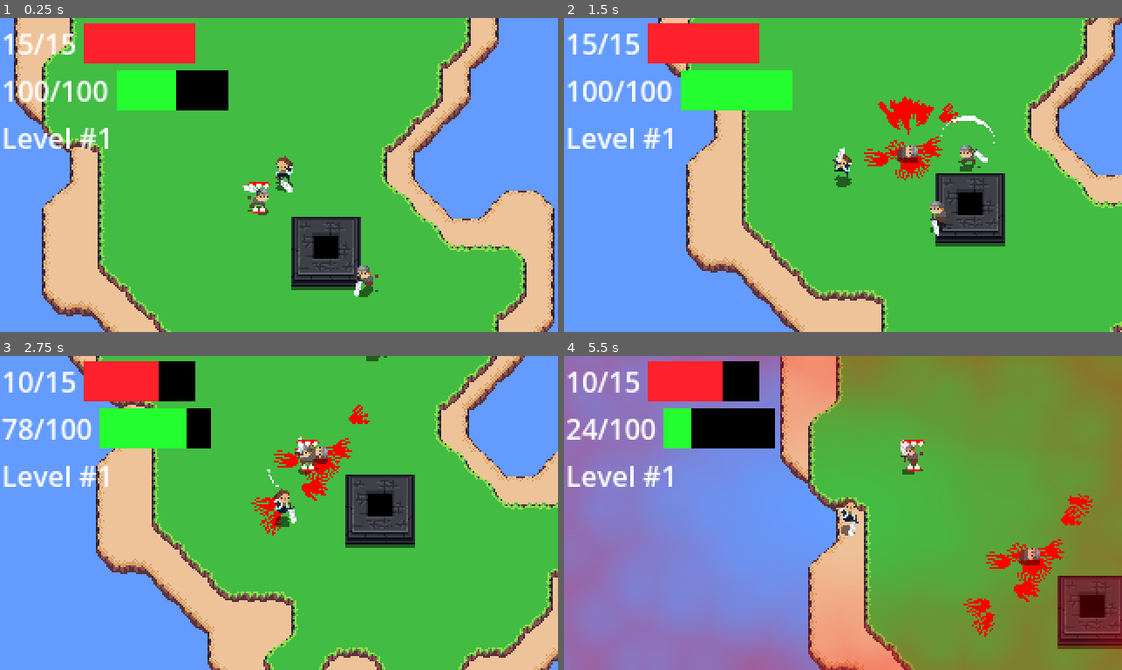
Above: before the commit, frames 1-4 (two rows, left to right).
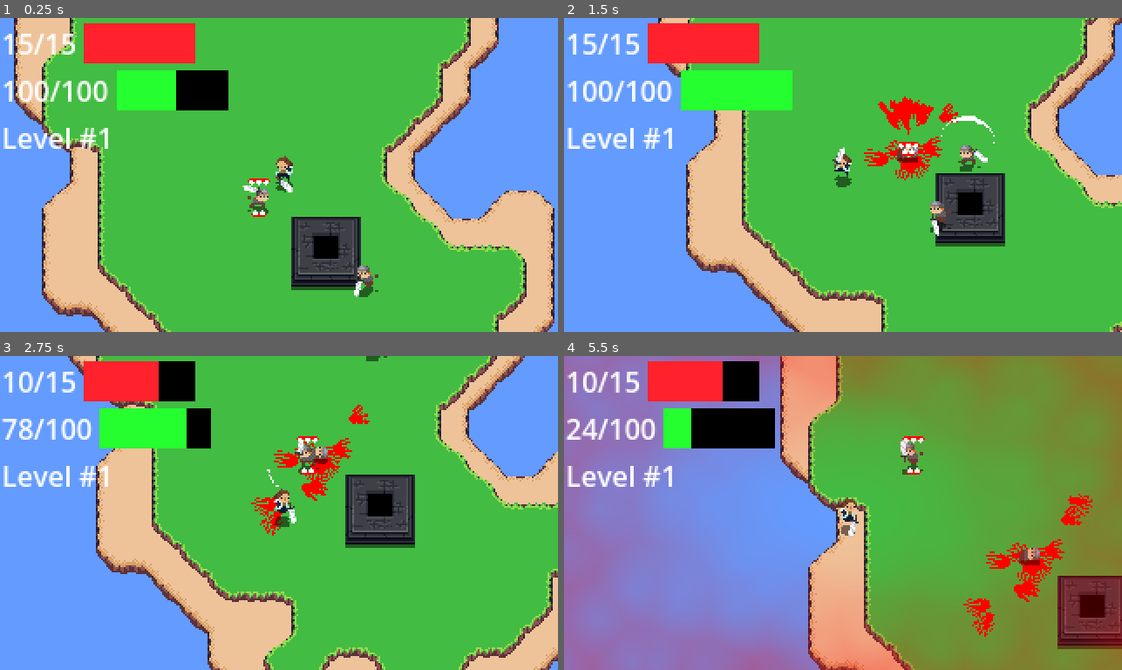
Above: after the commit, the same moments.

Repository: IAmCheeseman/cannibalism-game
Game: Godot game, scene res://scenes/world.tscn
Two runs of this game, one before a commit and one after it. Both use one fixed random seed, a clock stepped at 60 frames per second and the inputs below.
Inputs (mouse positions are in pixels of both pictures, inside the frame that each line leads up to):
- Up to frame 1 (0.25 s): no input
- Up to frame 2 (1.5 s): move the mouse to (965, 159) at 0.52 s; hold D (right) 0.53-1.28 s; click (965, 159) at 0.6 s; tap Space (eat) at 0.8, 1.35 s; move the mouse to (731, 190) at 1.27 s; hold S (down) from 1.28 s (still down)
- Up to frame 3 (2.75 s): click (167, 528) at 1.55 s; move the mouse to (334, 443) at 2.02 s; release S (down) at 2.03 s; hold D (right) from 2.03 s (still down); click (334, 443) at 2.1 s; tap Space (eat) at 2.3 s
- Up to frame 4 (5.5 s): move the mouse to (815, 575) at 2.77 s; release D (right) at 2.78 s; hold W (up) 2.78-3.53 s; tap Space (eat) at 2.85, 3.8, 4.35, 5.3 s; click (815, 575) at 3.05 s; move the mouse to (1010, 560) at 3.52 s; hold A (left) 3.53-5.03 s; click (1010, 560) at 3.6 s; move the mouse to (675, 465) at 4.27 s; click (675, 465) at 4.55 s; move the mouse to (870, 513) at 5.02 s; hold S (down) from 5.03 s (still down); click (870, 513) at 5.1 s

The runs differ from the first frame. In frame 1, 0.2% of the frame differs, in the area x 44-49%, y 51-64%; in frame 2, 0.1%; in frame 3, 0.1%; in frame 4, 0.2%, in the area x 60-65%, y 25-38%.

Commit message:
Fix teeth

Diff:
--- a/scenes/damage/health.gd
+++ b/scenes/damage/health.gd
@@ -7,6 +7,7 @@
 @export var defense := 0.0
 @export var hurtbox: Hurtbox
 @export var entity: CharacterBody2D
+@export var invincible := false
 
 @onready var health := max_health
 
@@ -23,7 +24,7 @@
   died.emit()
 
 func take_damage(attack: Attack) -> void:
-  if is_dead:
+  if is_dead or invincible:
     return
 
   var total_defense := 0.
--- /dev/null
+++ b/scenes/effects/teeth.tscn
@@ -0,0 +1,71 @@
+[gd_scene load_steps=5 format=3 uid="uid://dgi7connhei3l"]
+
+[ext_resource type="Texture2D" uid="uid://nk2xiceirnwc" path="res://assets/teeth.png" id="1_cnmau"]
+
+[sub_resource type="Animation" id="Animation_raiam"]
+length = 0.001
+tracks/0/type = "value"
+tracks/0/imported = false
+tracks/0/enabled = true
+tracks/0/path = NodePath("Teeth/Sprite:frame")
+tracks/0/interp = 1
+tracks/0/loop_wrap = true
+tracks/0/keys = {
+"times": PackedFloat32Array(0),
+"transitions": PackedFloat32Array(1),
+"update": 1,
+"values": [0]
+}
+
+[sub_resource type="Animation" id="Animation_wgc67"]
+resource_name = "eat"
+length = 0.8
+tracks/0/type = "method"
+tracks/0/imported = false
+tracks/0/enabled = true
+tracks/0/path = NodePath("Teeth")
+tracks/0/interp = 1
+tracks/0/loop_wrap = true
+tracks/0/keys = {
+"times": PackedFloat32Array(0.8),
+"transitions": PackedFloat32Array(1),
+"values": [{
+"args": [],
+"method": &"queue_free"
+}]
+}
+tracks/1/type = "value"
+tracks/1/imported = false
+tracks/1/enabled = true
+tracks/1/path = NodePath("Teeth/Sprite:frame")
+tracks/1/interp = 1
+tracks/1/loop_wrap = true
+tracks/1/keys = {
+"times": PackedFloat32Array(0, 0.1, 0.2, 0.3, 0.4, 0.5, 0.6),
+"transitions": PackedFloat32Array(1, 1, 1, 1, 1, 1, 1),
+"update": 1,
+"values": [0, 1, 2, 3, 4, 5, 6]
+}
+
+[sub_resource type="AnimationLibrary" id="AnimationLibrary_23f47"]
+_data = {
+"RESET": SubResource("Animation_raiam"),
+"eat": SubResource("Animation_wgc67")
+}
+
+[node name="Teeth" type="Node2D"]
+z_index = 4096
+
+[node name="Sprite" type="Sprite2D" parent="." groups=["cannibalism"]]
+z_index = 4096
+position = Vector2(0, -5)
+texture = ExtResource("1_cnmau")
+hframes = 7
+frame = 6
+
+[node name="AnimationPlayer" type="AnimationPlayer" parent="."]
+root_node = NodePath("../..")
+libraries = {
+"": SubResource("AnimationLibrary_23f47")
+}
+autoplay = "eat"
--- /dev/null
+++ b/scenes/enemy/Teeth.gd
@@ -0,0 +1,3 @@
+extends Node2D
+
+func finish() -> void:
--- a/scenes/enemy/cannibalism.gd
+++ b/scenes/enemy/cannibalism.gd
@@ -1,12 +1,12 @@
 extends Area2D
 
 @onready var teeth := $Teeth
-@onready var animation := $Teeth/AnimationPlayer
 
 @export var entity: Enemy
 
+const TEETH_ANIMATION = preload("res://scenes/effects/teeth.tscn")
+
 func _ready() -> void:
-  add_to_group("cannibalism")
   Player.instance.enemy_eaten.connect(_on_enemy_eaten)
   teeth.hide()
 
@@ -15,24 +15,29 @@
   var player = Player.instance
   if areas.size() == 0:
     teeth.hide()
+    # if this is ours
     if player.eat_target == entity:
       player.eat_target = null
+
+  if not player.can_override_eat_target():
+    return
+
   for area in areas:
     var this_dist = player.global_position.distance_to(entity.global_position)
     var closer = false
     if player.eat_target != null:
       closer = player.global_position.distance_to(player.eat_target.global_position) < this_dist
-    if player.can_override_eat_target() and (closer or player.eat_target == null):
+    if closer or player.eat_target == null:
       get_tree().call_group("cannibalism", "priority_taken")
       teeth.show()
       Player.instance.eat_target = entity
 
 func _on_enemy_eaten(enemy: Enemy) -> void:
   if enemy == entity:
-    remove_child(teeth)
-    enemy.add_sibling(teeth)
-    teeth.global_position = enemy.global_position
-    animation.play("eat")
+    teeth.hide()
+    var teeth_animation = TEETH_ANIMATION.instantiate()
+    teeth_animation.global_position = global_position
+    enemy.add_sibling(teeth_animation)
 
 func priority_taken() -> void:
   teeth.hide()
--- a/scenes/enemy/cannibalism.tscn
+++ b/scenes/enemy/cannibalism.tscn
@@ -1,63 +1,12 @@
-[gd_scene load_steps=7 format=3 uid="uid://ca70bcj5xuj0w"]
+[gd_scene load_steps=4 format=3 uid="uid://ca70bcj5xuj0w"]
 
 [ext_resource type="Script" path="res://scenes/enemy/cannibalism.gd" id="1_w1x88"]
 [ext_resource type="Texture2D" uid="uid://nk2xiceirnwc" path="res://assets/teeth.png" id="2_6m2tn"]
 
 [sub_resource type="CircleShape2D" id="CircleShape2D_1imxr"]
-radius = 48.0
+radius = 47.0956
 
-[sub_resource type="Animation" id="Animation_wgc67"]
-resource_name = "eat"
-length = 0.8
-tracks/0/type = "method"
-tracks/0/imported = false
-tracks/0/enabled = true
-tracks/0/path = NodePath("Teeth")
-tracks/0/interp = 1
-tracks/0/loop_wrap = true
-tracks/0/keys = {
-"times": PackedFloat32Array(0.8),
-"transitions": PackedFloat32Array(1),
-"values": [{
-"args": [],
-"method": &"queue_free"
-}]
-}
-tracks/1/type = "value"
-tracks/1/imported = false
-tracks/1/enabled = true
-tracks/1/path = NodePath("Teeth/Sprite:frame")
-tracks/1/interp = 1
-tracks/1/loop_wrap = true
-tracks/1/keys = {
-"times": PackedFloat32Array(0, 0.1, 0.2, 0.3, 0.4, 0.5, 0.6),
-"transitions": PackedFloat32Array(1, 1, 1, 1, 1, 1, 1),
-"update": 1,
-"values": [0, 1, 2, 3, 4, 5, 6]
-}
-
-[sub_resource type="Animation" id="Animation_raiam"]
-length = 0.001
-tracks/0/type = "value"
-tracks/0/imported = false
-tracks/0/enabled = true
-tracks/0/path = NodePath("Teeth/Sprite:frame")
-tracks/0/interp = 1
-tracks/0/loop_wrap = true
-tracks/0/keys = {
-"times": PackedFloat32Array(0),
-"transitions": PackedFloat32Array(1),
-"update": 1,
-"values": [0]
-}
-
-[sub_resource type="AnimationLibrary" id="AnimationLibrary_23f47"]
-_data = {
-"RESET": SubResource("Animation_raiam"),
-"eat": SubResource("Animation_wgc67")
-}
-
-[node name="Cannibalism" type="Area2D"]
+[node name="Cannibalism" type="Area2D" groups=["cannibalism"]]
 collision_layer = 0
 collision_mask = 2
 monitorable = false
@@ -67,17 +16,9 @@
 visible = false
 shape = SubResource("CircleShape2D_1imxr")
 
-[node name="Teeth" type="Node2D" parent="."]
-z_index = 4096
-
-[node name="Sprite" type="Sprite2D" parent="Teeth" groups=["cannibalism"]]
+[node name="Teeth" type="Sprite2D" parent="." groups=["cannibalism"]]
 z_index = 4096
 position = Vector2(0, -5)
 texture = ExtResource("2_6m2tn")
 hframes = 7
-
-[node name="AnimationPlayer" type="AnimationPlayer" parent="Teeth"]
-root_node = NodePath("../..")
-libraries = {
-"": SubResource("AnimationLibrary_23f47")
-}
+frame = 1
--- a/scenes/enemy/knight.tscn
+++ b/scenes/enemy/knight.tscn
@@ -9,7 +9,6 @@
 [ext_resource type="Script" path="res://scenes/damage/health.gd" id="6_1gut4"]
 [ext_resource type="PackedScene" uid="uid://tt7f2q5f8lgw" path="res://scenes/enemy_swing.tscn" id="6_6ga5i"]
 [ext_resource type="PackedScene" uid="uid://pxcaybrgnse4" path="res://scenes/damage/hurtbox.tscn" id="6_wov6b"]
-[ext_resource type="PackedScene" uid="uid://cyhu371310mxh" path="res://scenes/enemy_health_bar.tscn" id="10_wag2k"]
 [ext_resource type="PackedScene" uid="uid://ca70bcj5xuj0w" path="res://scenes/enemy/cannibalism.tscn" id="11_6rurn"]
 
 [sub_resource type="ShaderMaterial" id="ShaderMaterial_22f3t"]
@@ -149,18 +148,6 @@
 wait_time = 0.5
 one_shot = true
 
-[node name="HealthBarContainer" type="Node2D" parent="."]
-visible = false
-z_index = 4096
-position = Vector2(-8, 1)
-
-[node name="EnemyHealthBar" parent="HealthBarContainer" node_paths=PackedStringArray("health") instance=ExtResource("10_wag2k")]
-offset_left = 0.0
-offset_top = 0.0
-offset_right = 16.0
-offset_bottom = 2.0
-health = NodePath("../../Health")
-
 [connection signal="died" from="Health" to="." method="_on_died"]
 [connection signal="timeout" from="Attack" to="." method="_on_attack_timeout"]
 [connection signal="timeout" from="AttackCharge" to="." method="_on_attack_charge_timeout"]
--- a/scenes/player.gd
+++ b/scenes/player.gd
@@ -68,13 +68,13 @@
     take_stamina(sword.stamina_cost)
     sword.attack()
 
+  if not is_instance_valid(eat_target):
+    eat_target = null
   if Input.is_action_just_pressed("eat") and eat_target and eat_speed_modifier > 0.75:
-    if not is_instance_valid(eat_target):
-      eat_target = null
-      return
     state_machine.set_current(s_eating)
 
 func _eat_start() -> void:
+  eat_target.health.invincible = true
   enemy_eaten.emit(eat_target)
 
 func _eat_process(_delta: float) -> void:
@@ -103,7 +103,6 @@
 
   eat_target.health.kill()
 
-  eat_target.queue_free()
   eat_speed_modifier = 0
   eat_target = null
 
@@ -144,8 +143,5 @@
   if stamina <= 0:
     health.kill()
 
-func can_eat() -> bool:
-  return eat_target == null or not eat_target.is_inside_tree()
-
 func can_override_eat_target() -> bool:
   return state_machine.get_current_name() != "eat"
--- a/scenes/world.tscn
+++ b/scenes/world.tscn
@@ -397,8 +397,6 @@
 script = ExtResource("5_y1ogo")
 
 [node name="Player" parent="." instance=ExtResource("6_j1mjp")]
-speed = 150.0
-accel = 15.0
 
 [node name="WorldGenerator" type="Node" parent="." node_paths=PackedStringArray("tile_map", "player")]
 script = ExtResource("7_lsscq")
Not shown: 1 places in scenes/enemy/knight.tscn that only renumber resources
